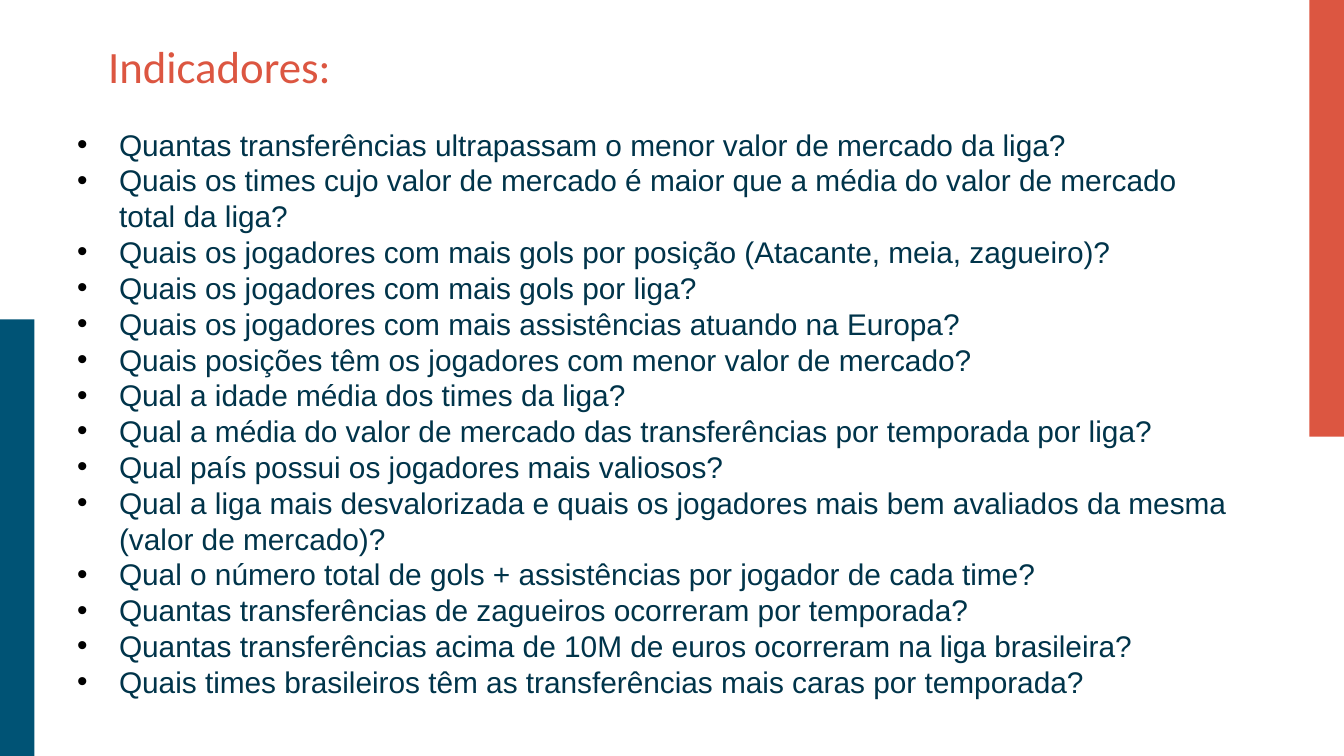
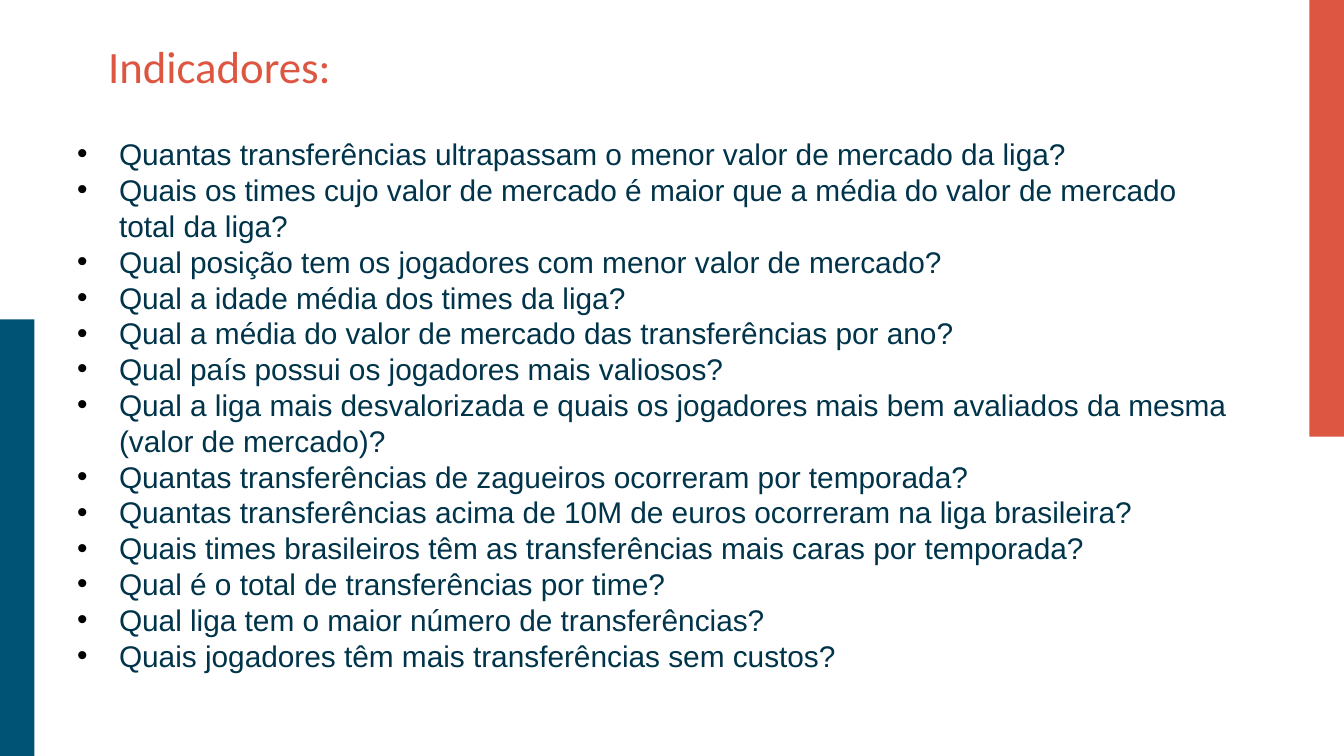
Before and after one commit to paulovsnts/Scouting_Football_Manager, a slide deck: slide 3 of Pitch_do_Projeto.pptx. Drawn at 1344x756 pixels with LibreOffice and Linux fonts; fonts in the diff are those of the drawing. Boxes give left, top, right and bottom in pixels: in the first picture for what was removed or moved away, otherwise in the second. Text is boxed around its words. In the diff, an @@ line names an element or a change of style, - is before the commit and + after.

```diff
--- a/Pitch_do_Projeto.pptx
+++ b/Pitch_do_Projeto.pptx
@@ text "Quantas transferências ultrapassam o menor ...": place and size @@
-text "Quantas transferências ultrapassam o menor ..." at (119, 134, 1226, 698)
+text "Quantas transferências ultrapassam o menor ..." at (119, 143, 1226, 672)
@@ text at (119, 251, 941, 278): text changed @@
-• Quais os jogadores com mais gols por posição (Atacante, meia, zagueiro)?
-• Quais os jogadores com mais gols por liga?
-• Quais os jogadores com mais assistências atuando na Europa?
-• Quais posições têm os jogadores com menor valor de mercado?
+• Qual posição tem os jogadores com menor valor de mercado?
@@ text at (119, 322, 953, 350): text changed @@
-• Qual a média do valor de mercado das transferências por temporada por liga?
+• Qual a média do valor de mercado das transferências por ano?
@@ text at (119, 563, 1035, 591): paragraph removed @@
-• Qual o número total de gols + assistências por jogador de cada time?
@@ text at (119, 573, 836, 672): paragraphs added @@
+• Qual é o total de transferências por time?
+• Qual liga tem o maior número de transferências?
+• Quais jogadores têm mais transferências sem custos?
```
Also in this commit, not shown: 7 slides added, 3 slides removed, 4 other files.
